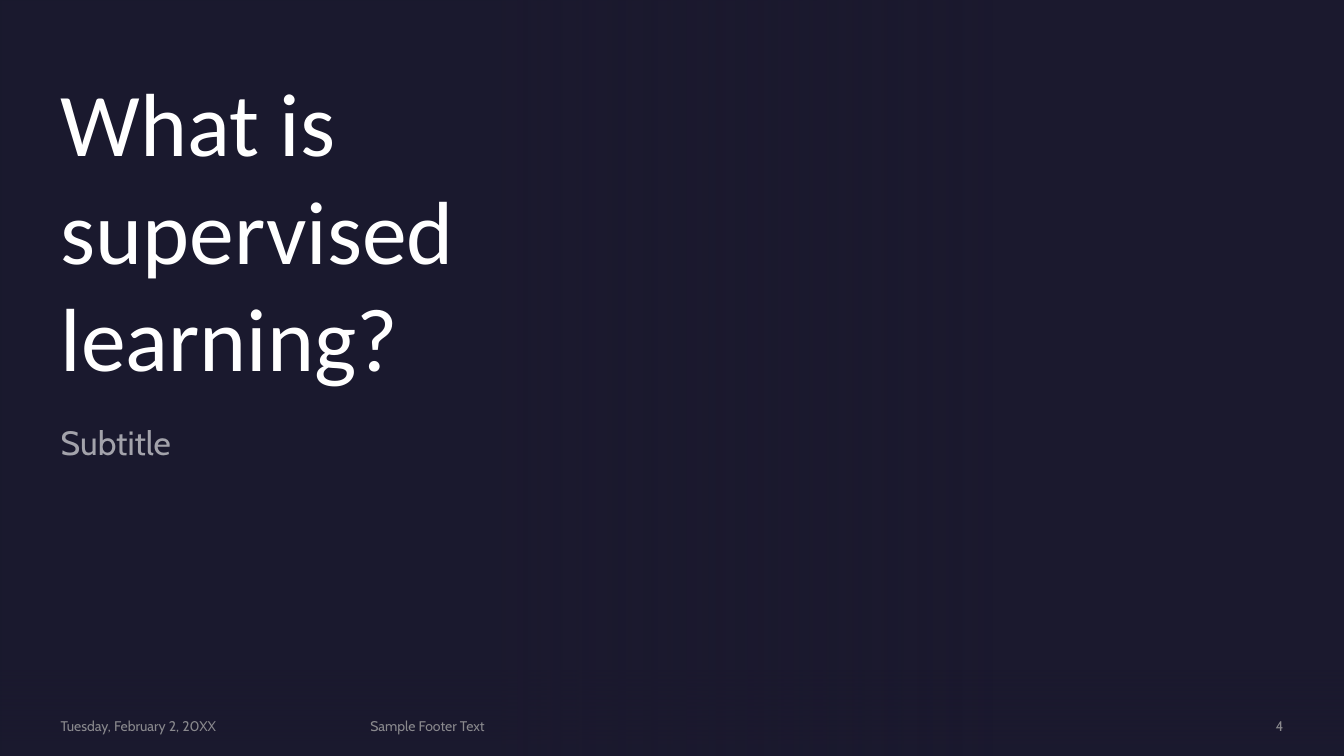
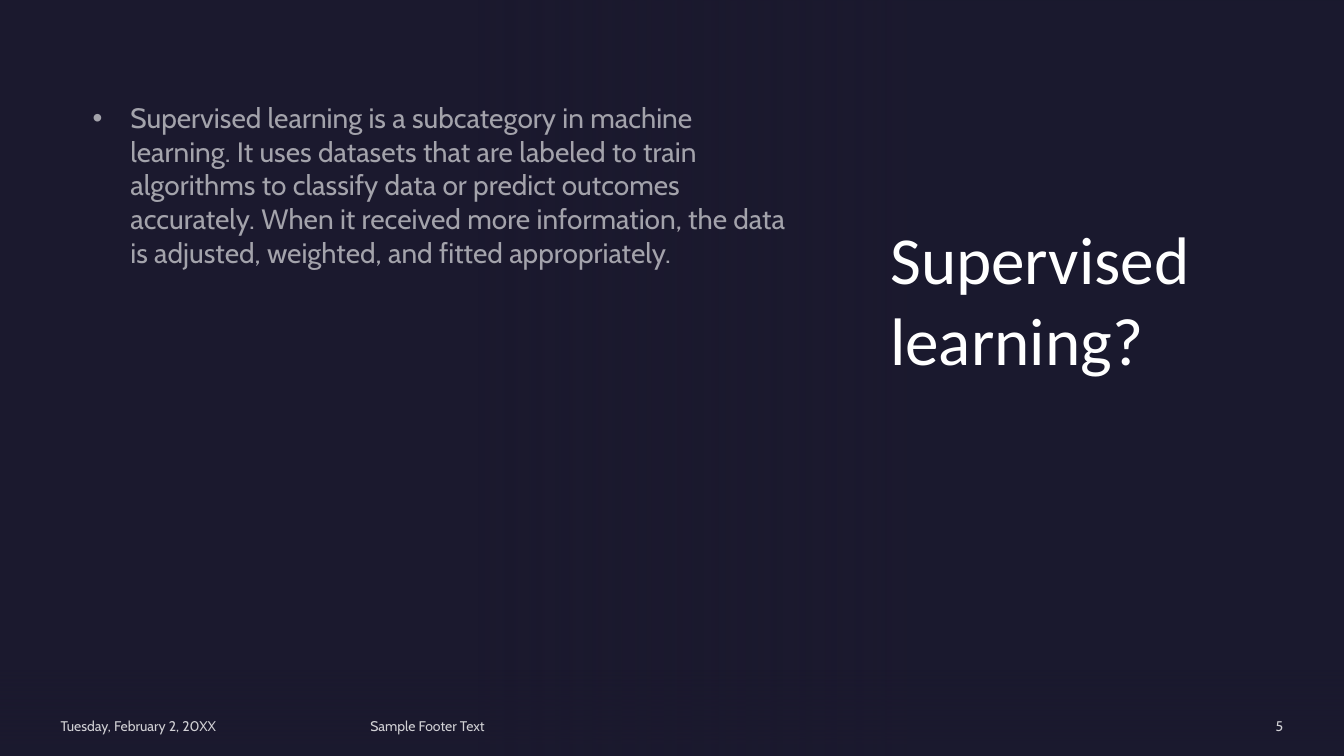
Before and after one commit to Court247/DiscoverAI_Projects_Group3, a slide deck: slide 5 of Final Project/Impact of machine learning in Healthcare.pptx (slide 4 before the commit). Drawn at 1344x756 pixels with LibreOffice and Linux fonts; fonts in the diff are those of the drawing; background and template pictures are left out. Boxes give left, top, right and bottom in pixels: in the first picture for what was removed or moved away, otherwise in the second. Text is boxed around its words. In the diff, an @@ line names an element or a change of style, - is before the commit and + after.

```diff
--- a/Final Project/Impact of machine learning in Healthcare.pptx
+++ b/Final Project/Impact of machine learning in Healthcare.pptx
@@ rectangle removed at box(0, 0, 992, 756) @@
@@ rectangle added at box(478, 0, 1344, 756), fill gradient #1B192E @@
@@ subtitle added at box(130, 107, 785, 269), 20 pt, text #FFFFFF at 60% opacity @@
+• Supervised learning is a subcategory in machine learning. It uses datasets that are labeled to train algorithms to classify data or predict outcomes accurately. When it received more information, the data is adjusted, weighted, and fitted appropriately.
@@ title at box(890, 237, 1189, 377): text changed; size 64 to 48 pt @@
-What is supervised learning?
+Supervised learning?
@@ subtitle removed at box(61, 430, 171, 456) @@
-Subtitle
@@ text "Tuesday, February 2, 20XX" at box(61, 720, 216, 735): text colour #A6A6A6 at 80% opacity to #FFFFFF at 80% opacity; more space between paragraphs @@
@@ text "Sample Footer Text" at box(370, 720, 485, 735): text colour #A6A6A6 at 80% opacity to #FFFFFF at 80% opacity; more space between paragraphs @@
@@ page number at box(1276, 721, 1284, 731): text changed; text colour #A6A6A6 at 80% opacity to #FFFFFF at 80% opacity @@
-4
+5
```
Also in this commit, not shown: 6 other slides changed, 6 slides added, 5 slides removed, 10 other files.
